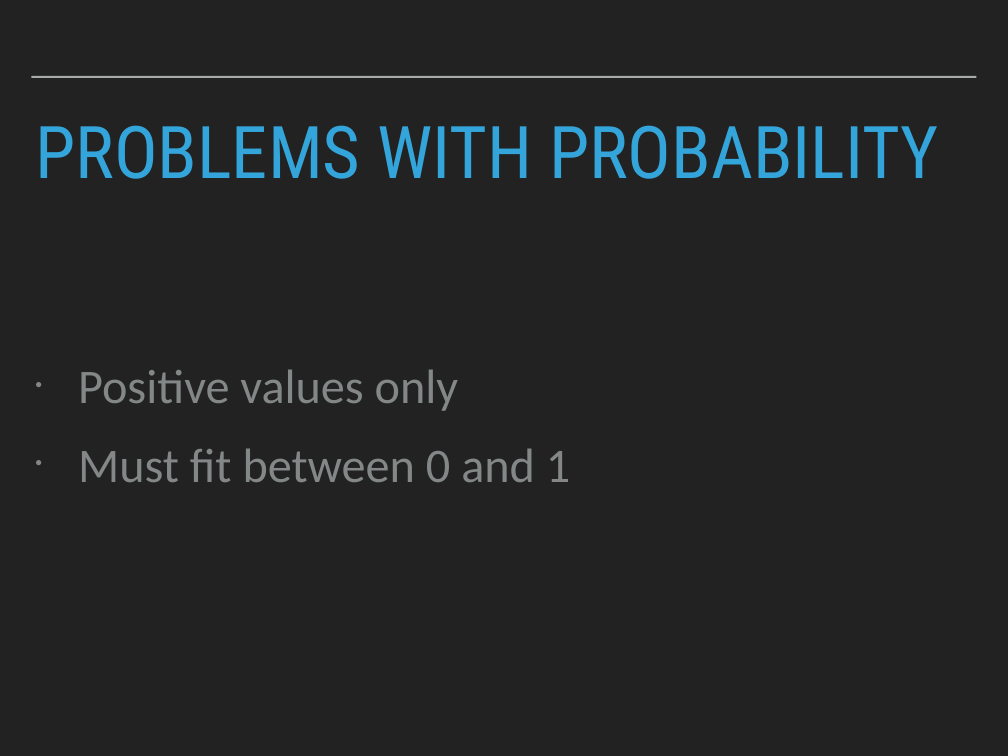
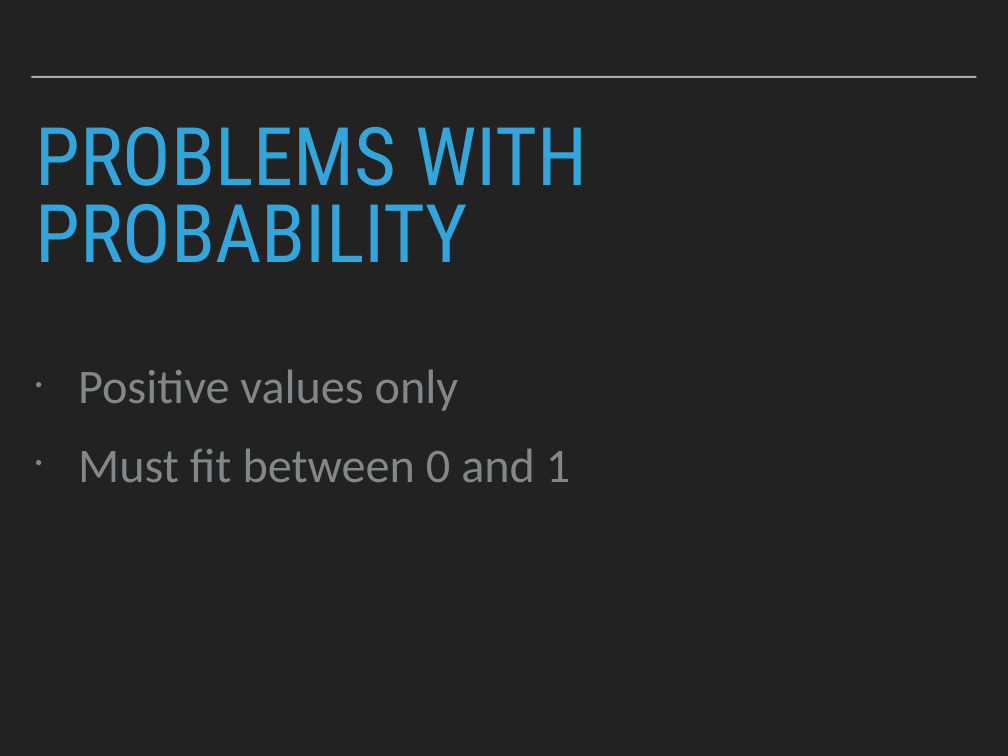
Before and after one commit to patricks1/noble-machine-learning, a slide deck: slide 4 of Session4/Session4_Slides.pptx. Drawn at 1008x756 pixels with LibreOffice and Linux fonts; fonts in the diff are those of the drawing. Boxes give left, top, right and bottom in pixels: in the first picture for what was removed or moved away, otherwise in the second. Text is boxed around its words. In the diff, an @@ line names an element or a change of style, - is before the commit and + after.

```diff
--- a/Session4/Session4_Slides.pptx
+++ b/Session4/Session4_Slides.pptx
@@ title "PROBLEMS WITH PROBABILITY" at <box>35,127,588,263</box>: size 73.8 to 82 pt @@
```
Also in this commit, not shown: 6 other slides changed, 1 slide added, 2 other files.
